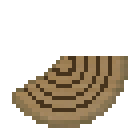
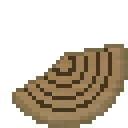
Revision of a layered 128px x 128px image; what changed, layer by layer:
painted on "Layer 2" over [64, 44, 128, 56]
